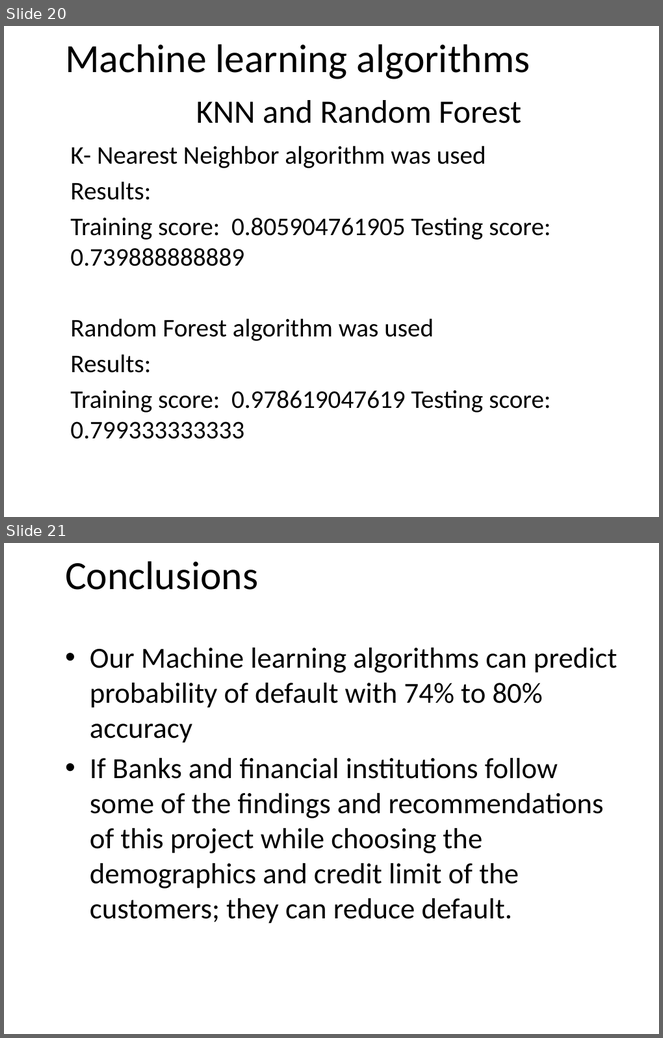
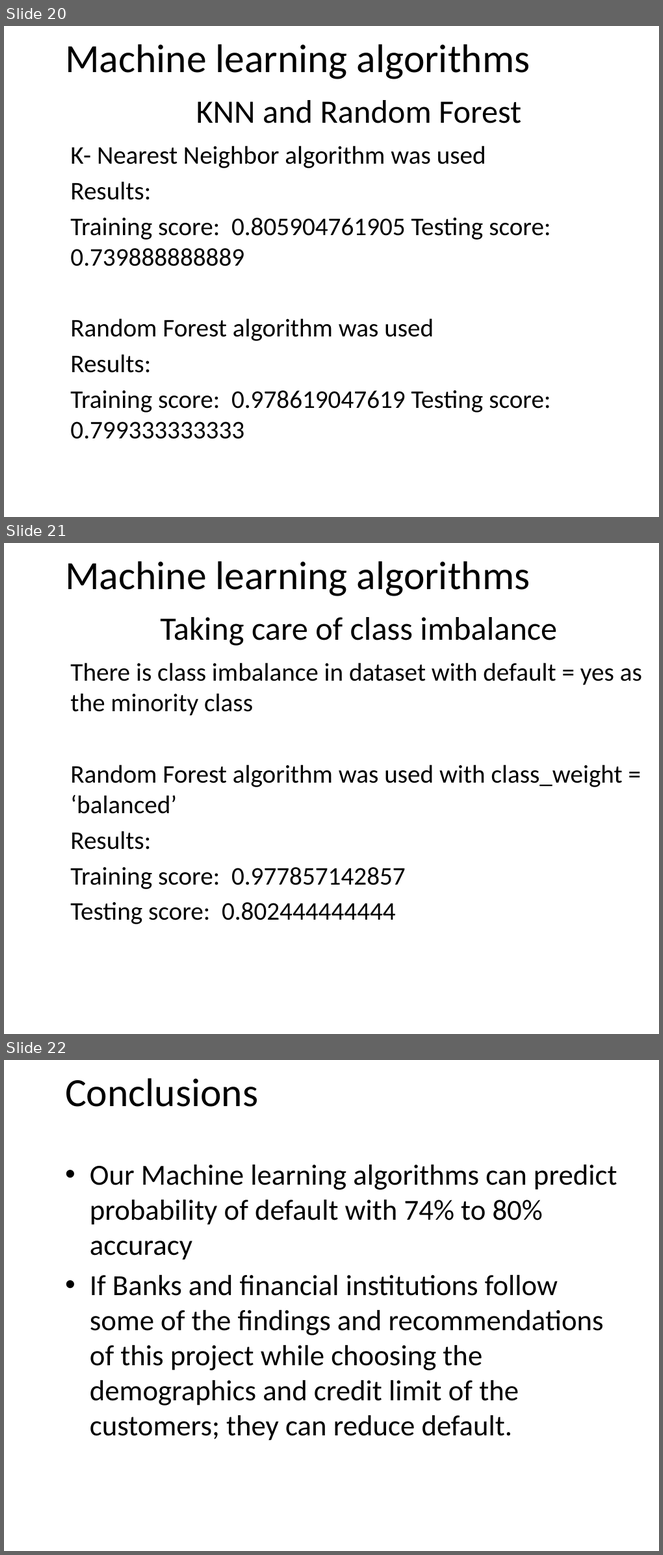
Before and after one commit to dipanjan123/Dipanjan-Capstone-project1, a slide deck: Presentation- Prediction of credit card default.pptx. Shown one above the other, each under a label of ours: slides 20 and 21 before the commit, slides 20, 21 and 22 after it. The pictures are 663x1038 and 663x1555 pixels, drawn with LibreOffice and Linux fonts; fonts in the diff are those of the drawing; background and template pictures are left out. Boxes give left, top, right and bottom in pixels: in the first picture for what was removed or moved away, otherwise in the second. Text is boxed around its words. In the diff, an @@ line names an element or a change of style, - is before the commit and + after.

Commit message:
Incorporated feedback

```diff
--- a/Presentation- Prediction of credit card default.pptx
+++ b/Presentation- Prediction of credit card default.pptx
@@ slide 21 added at [4, 543, 659, 1034], background picture (left out) @@
@@ title added at [65, 561, 530, 596], 44 pt, text #000000 @@
+Machine learning algorithms
@@ text added at [160, 617, 557, 646], 36 pt, text #000000 @@
+Taking care of class imbalance
@@ text added at [70, 663, 642, 925], 28 pt, text #000000 @@
+  There is class imbalance in dataset with default = yes as the minority class
+  Random Forest algorithm was used with class_weight = ‘balanced’
+  Results:
+  Training score: 0.977857142857
+  Testing score: 0.802444444444
@@ what was slide 21 is now slide 22 @@
```
